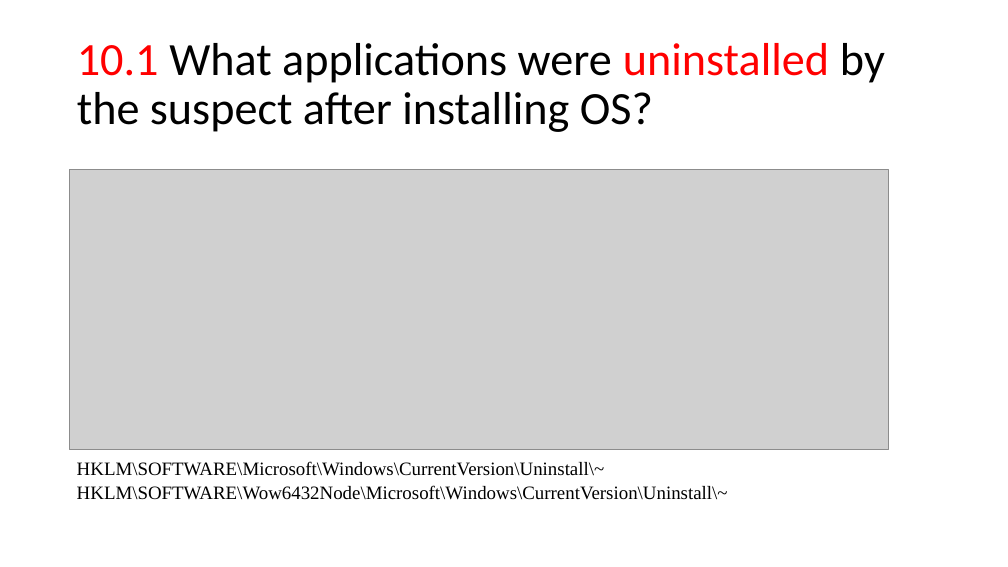
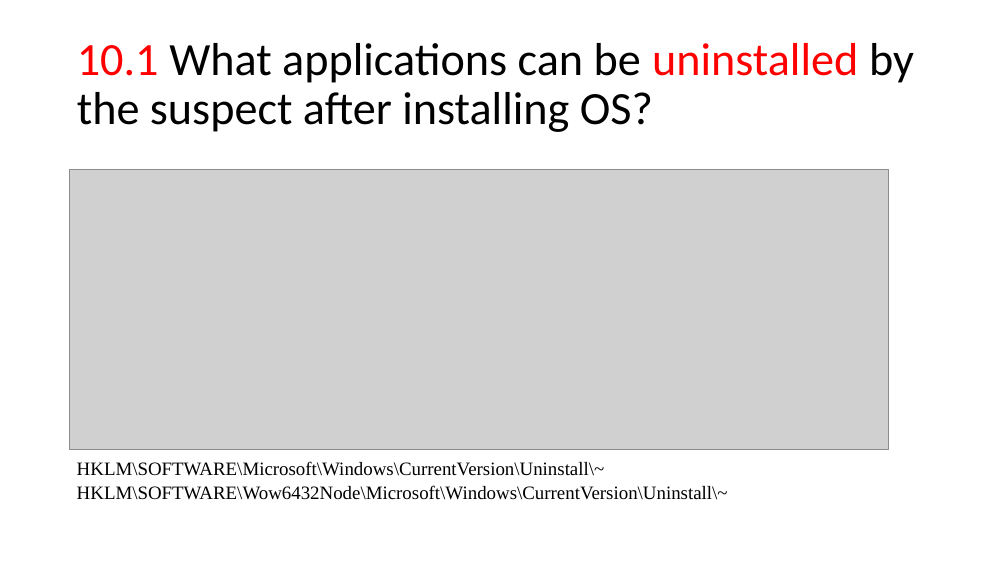
Before and after one commit to frankwxu/digital-forensics-lab, a slide deck: slide 29 of NIST_Data_Leakage_Case/NIST_Data_Leakage_01_Registry.pptx. Drawn at 1008x567 pixels with LibreOffice and Linux fonts; fonts in the diff are those of the drawing; grey boxes stand for pictures; background and template pictures are left out. Boxes give left, top, right and bottom in pixels: in the first picture for what was removed or moved away, otherwise in the second. Text is boxed around its words. In the diff, an @@ line names an element or a change of style, - is before the commit and + after.

```diff
--- a/NIST_Data_Leakage_Case/NIST_Data_Leakage_01_Registry.pptx
+++ b/NIST_Data_Leakage_Case/NIST_Data_Leakage_01_Registry.pptx
@@ title at bbox=[77, 43, 914, 132]: text changed @@
-10.1 What applications were uninstalled by the suspect after installing OS?
+10.1 What applications can be uninstalled by the suspect after installing OS?
```
Also in this commit, not shown: 6 other slides changed, 3 slides added, 10 other files.
